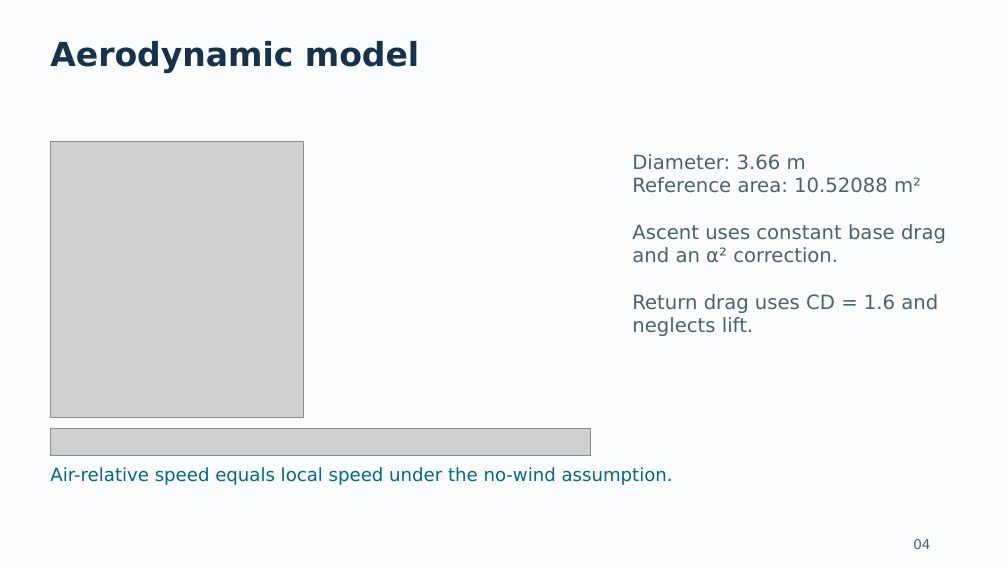
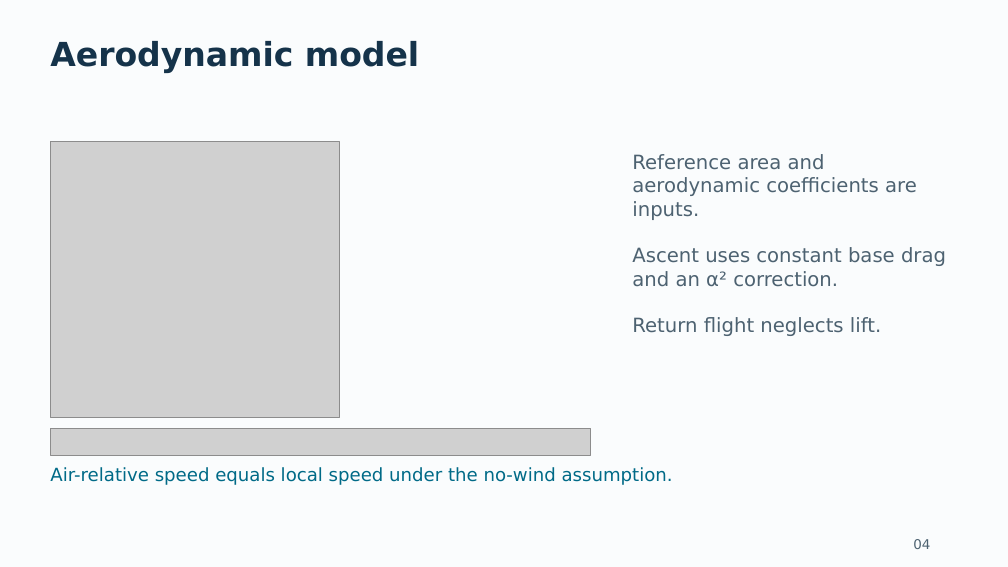
Before and after one commit to pukmark/LaunchVehicleOptimization, a slide deck: slide 4 of Launch_Vehicle_Optimization_GitHub_Current.pptx. Drawn at 1008x567 pixels with LibreOffice and Linux fonts; fonts in the diff are those of the drawing; grey boxes stand for pictures. Boxes give left, top, right and bottom in pixels: in the first picture for what was removed or moved away, otherwise in the second. Text is boxed around its words. In the diff, an @@ line names an element or a change of style, - is before the commit and + after.

```diff
--- a/Launch_Vehicle_Optimization_GitHub_Current.pptx
+++ b/Launch_Vehicle_Optimization_GitHub_Current.pptx
@@ picture: place and size @@
-picture at <box>51,142,304,418</box>
+picture at <box>51,142,340,418</box>
@@ text at <box>632,154,917,220</box>: text changed @@
-Diameter: 3.66 m
-Reference area: 10.52088 m²
+Reference area and aerodynamic coefficients are inputs.
@@ text at <box>632,317,881,336</box>: text changed @@
-Return drag uses CD = 1.6 and neglects lift.
+Return flight neglects lift.
```
Also in this commit, not shown: 17 other slides changed, 12 other files.
